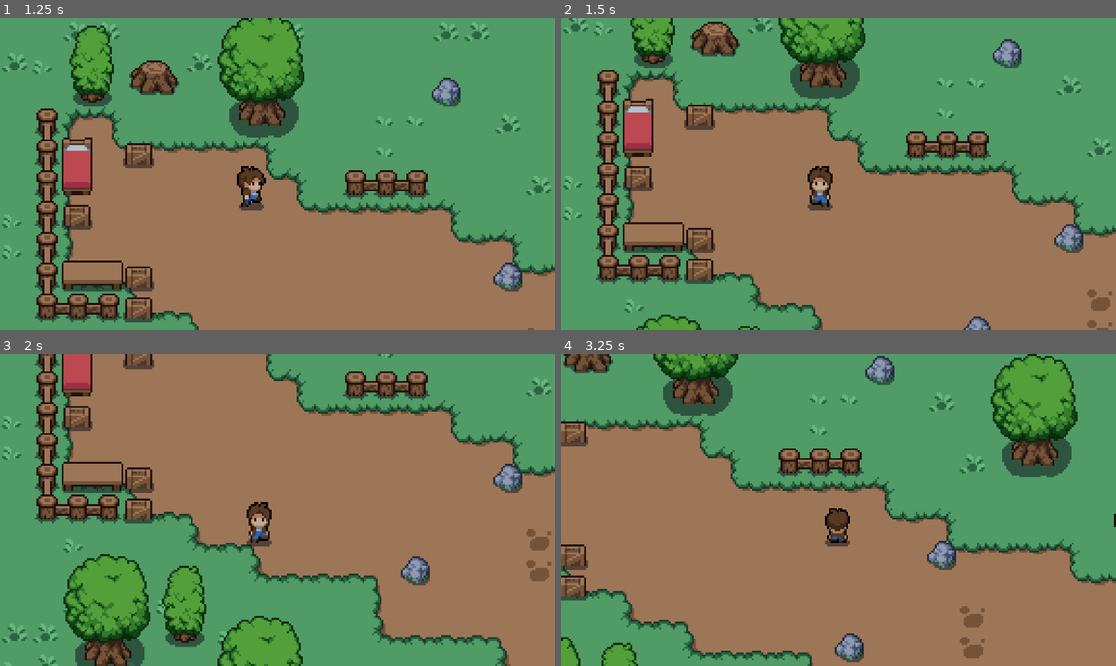
Above: before the commit, frames 1-4 (two rows, left to right).
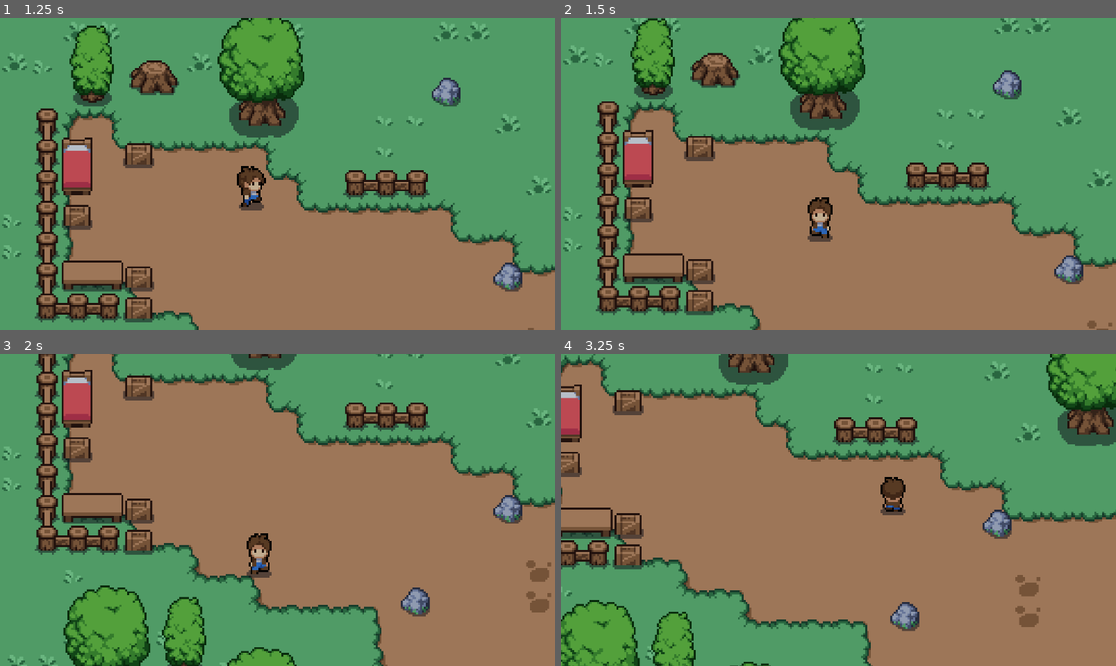
Above: after the commit, the same moments.

Repository: hafiy-hz/ITProject
Game: Godot game, scene res://stage/stage.tscn
Same seed, same stepped clock (60 frames per second), same inputs: the game is played once before the commit and once after it. The project has no main scene, so this scene is started directly.
Inputs:
- Up to frame 1 (1.25 s): hold Right (ui_right) from 0.53 s (still down)
- Up to frame 2 (1.5 s): release Right (ui_right) at 1.28 s; hold Down (ui_down) from 1.28 s (still down)
- Up to frame 3 (2 s): keep holding Down (ui_down)
- Up to frame 4 (3.25 s): release Down (ui_down) at 2.03 s; hold Right (ui_right) 2.03-2.78 s; hold Up (ui_up) from 2.78 s (still down)

Frame 1 is identical in both runs. In frame 2, 30% of the frame differs, in the area x 0-100%, y 0-100%; in frame 3, 34%; in frame 4, 45%.

Commit message:
minor changes

Diff:
--- a/player.tscn
+++ b/player.tscn
@@ -434,3 +434,6 @@
 limit_top = -33
 limit_right = 885
 limit_bottom = 876
+limit_smoothed = true
+drag_horizontal_enabled = true
+drag_vertical_enabled = true
--- /dev/null
+++ b/stage/stage_2.tscn
@@ -0,0 +1,3 @@
+[gd_scene format=3 uid="uid://c66bhnma1sv8k"]
+
+[node name="stage2" type="Node2D"]
